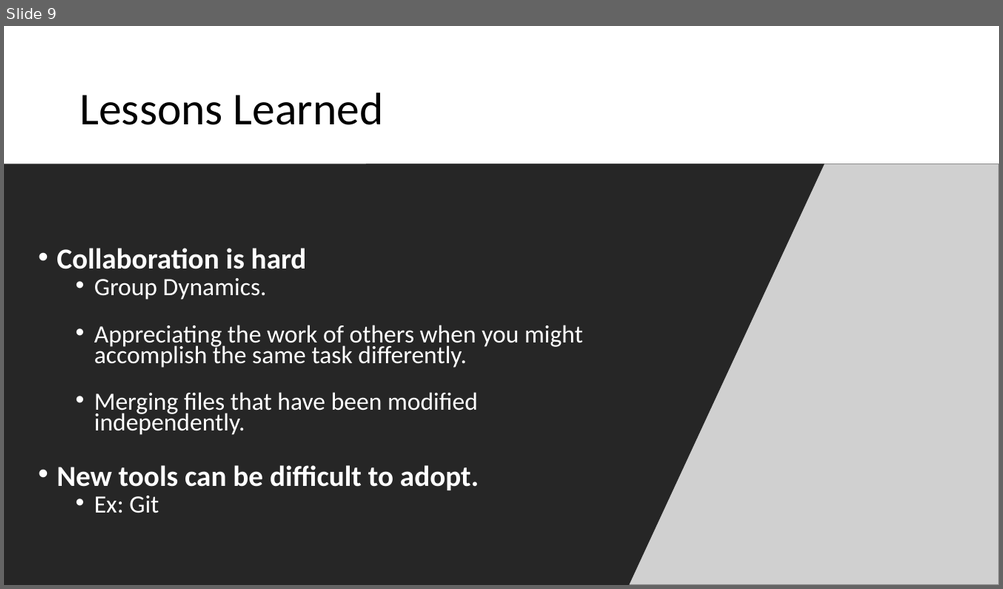
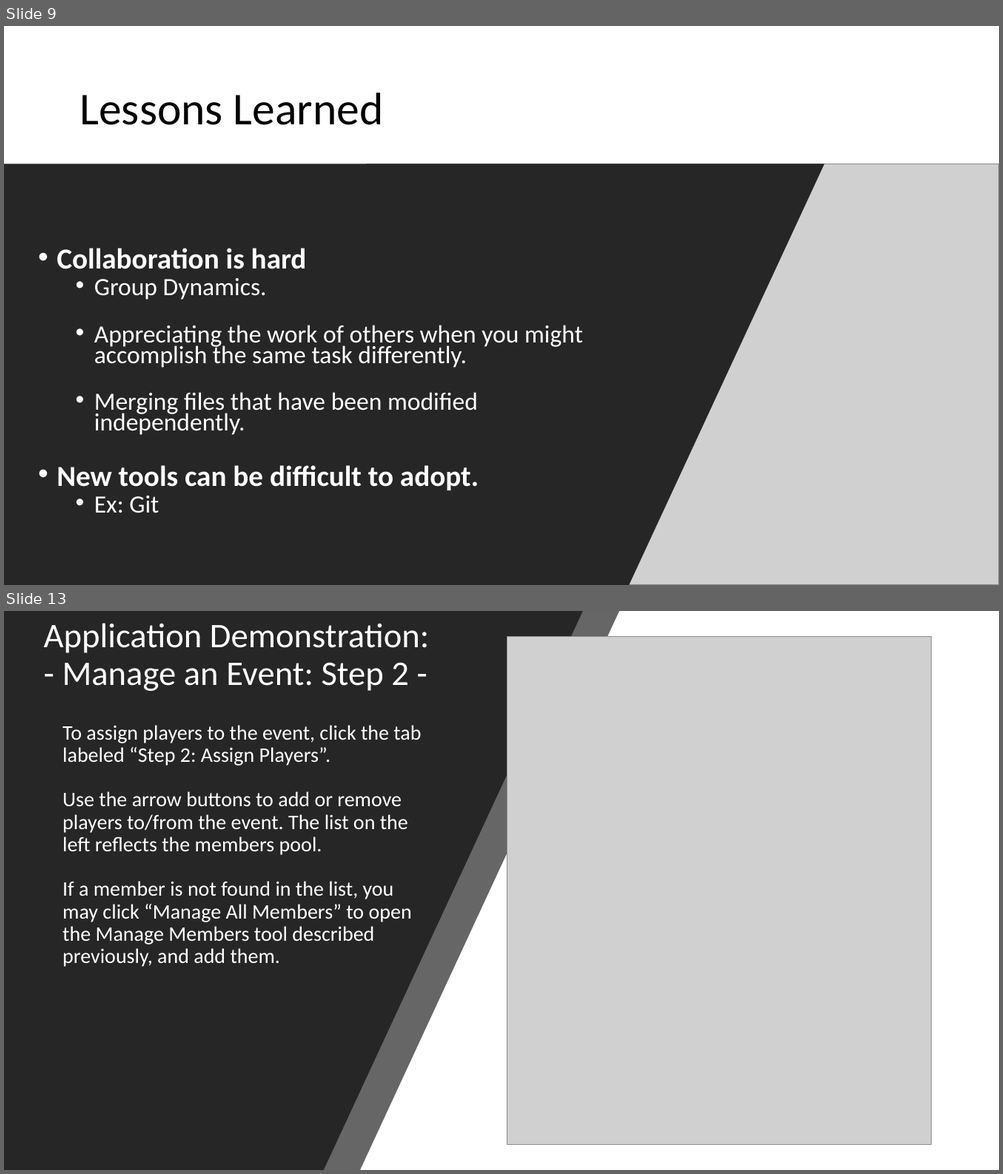
Before and after one commit to dustinfast/TeamPlayTracker, a slide deck: FinalReport/AWGADemo.pptx. Shown one above the other, each under a label of ours: slide 9 before the commit, slides 9 and 13 after it; the slides between them are not shown. The pictures are 1003x589 and 1003x1174 pixels, drawn with LibreOffice and Linux fonts; fonts in the diff are those of the drawing; grey boxes stand for pictures. Boxes give left, top, right and bottom in pixels: in the first picture for what was removed or moved away, otherwise in the second. Text is boxed around its words. In the diff, an @@ line names an element or a change of style, - is before the commit and + after.

```diff
--- a/FinalReport/AWGADemo.pptx
+++ b/FinalReport/AWGADemo.pptx
@@ slide 13 added at (4,611,999,1170), background #FFFFFF @@
@@ freeform shape added at (4,611,620,1170), fill #262626 at 70% opacity @@
@@ freeform shape added at (4,611,583,1170), fill #262626 @@
@@ title added at (44,623,429,691), 33.3 pt, text #FFFFFF @@
+Application Demonstration:
+- Manage an Event: Step 2 -
@@ picture added at (507,636,930,1145) @@
@@ text added at (62,725,421,967), 20 pt, text #FFFFFF @@
+To assign players to the event, click the tab labeled “Step 2: Assign Players”.
+Use the arrow buttons to add or remove players to/from the event. The list on the left reflects the members pool.
+If a member is not found in the list, you may click “Manage All Members” to open the Manage Members tool described previously, and add them.
```
Also in this commit, not shown: 2 slides changed, 5 other slides added, 1 other file.
